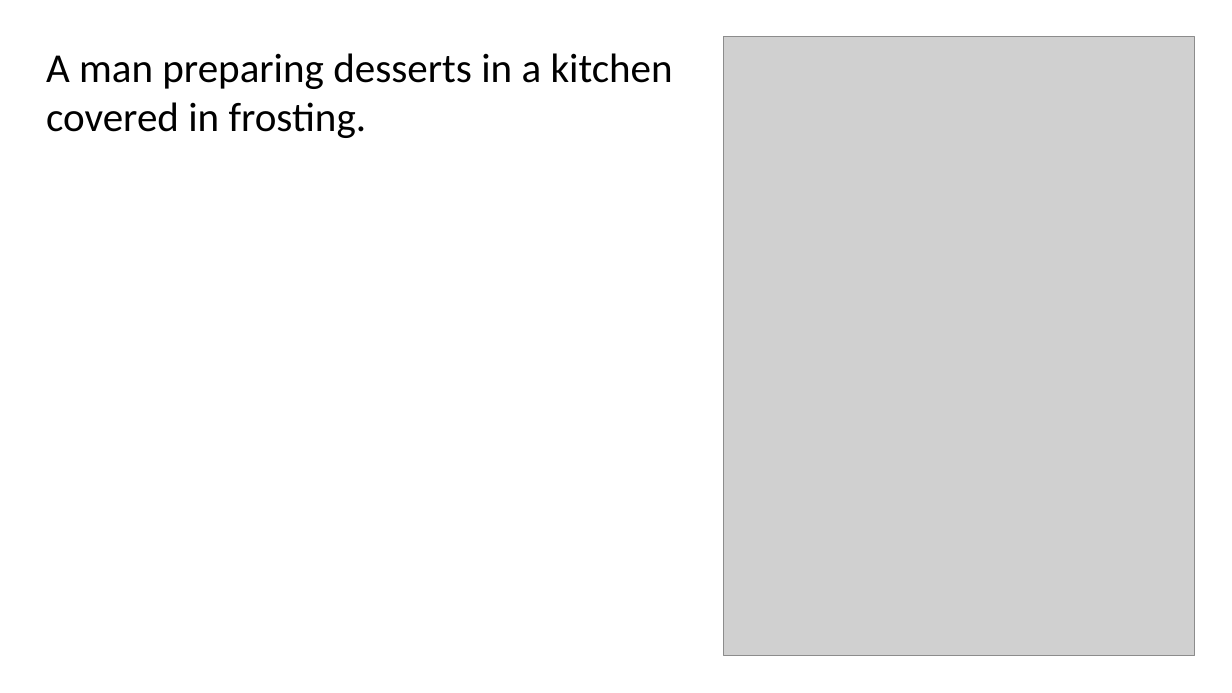
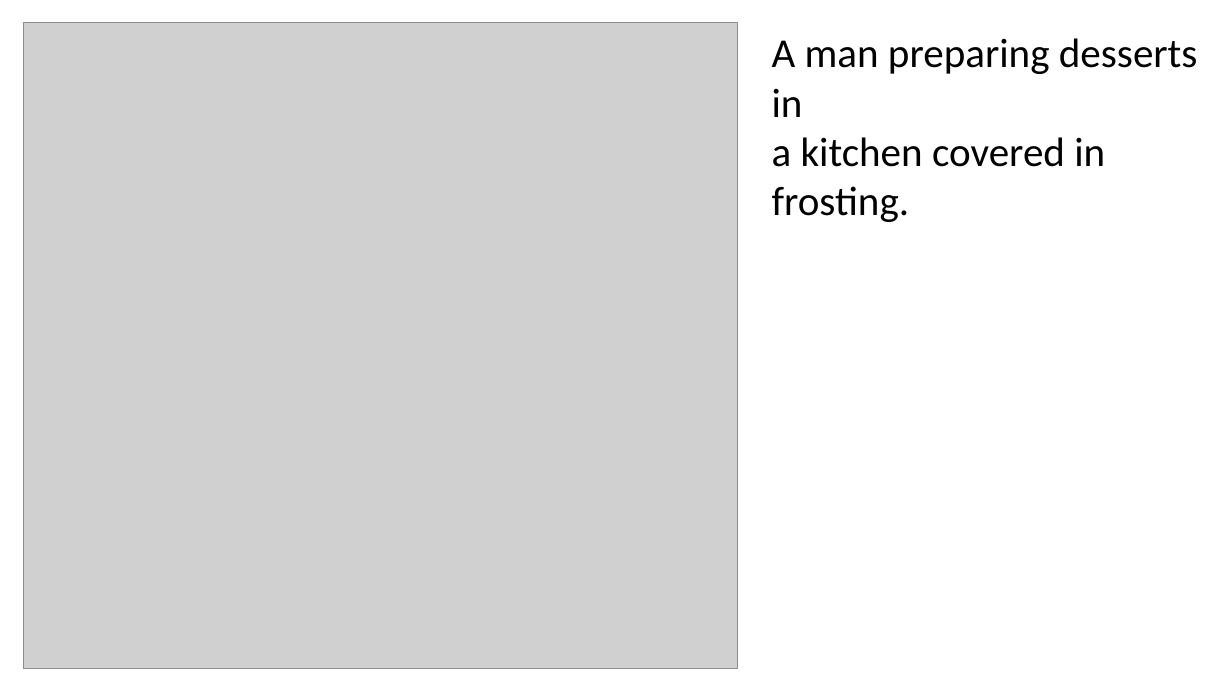
Before and after one commit to kozmojor/Instruction-Slide-Editing, a slide deck: slide 13 of coco_relayout_out.pptx (slide 2 before the commit). Drawn at 1232x693 pixels with LibreOffice and Linux fonts; fonts in the diff are those of the drawing; grey boxes stand for pictures. Boxes give left, top, right and bottom in pixels: in the first picture for what was removed or moved away, otherwise in the second. Text is boxed around its words. In the diff, an @@ line names an element or a change of style, - is before the commit and + after.

```diff
--- a/coco_relayout_out.pptx
+++ b/coco_relayout_out.pptx
@@ picture: place and size @@
-picture at [724,37,1195,656]
+picture at [23,22,738,669]
@@ text at [772,38,1198,222]: spaces changed @@
-A man preparing desserts in a kitchen
-covered in frosting.
+A man preparing desserts in
+a kitchen covered in frosting.
```
Also in this commit, not shown: 19 other slides changed, 8 other files.
